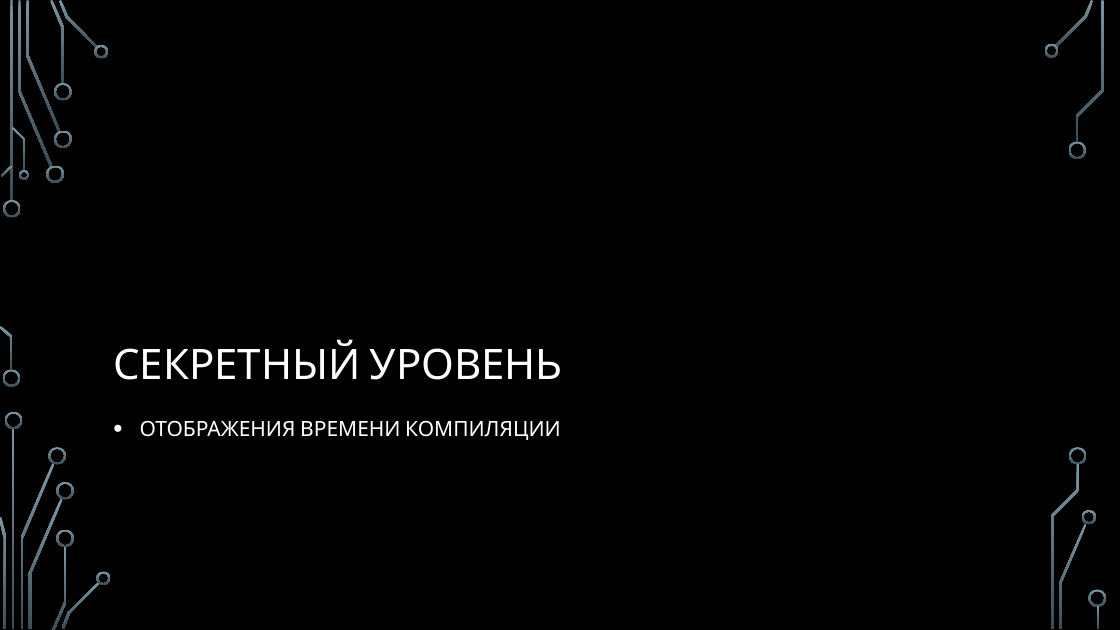
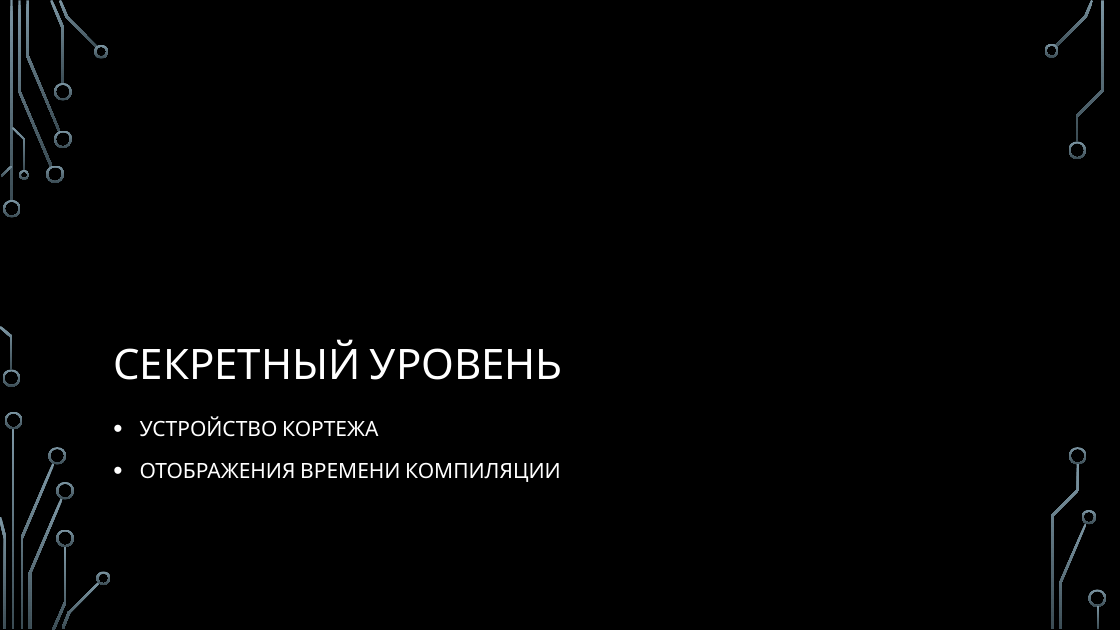
Before and after one commit to MIPT-ILab/cpp-lects-rus, a slide deck: slide 63 of slides/lec2-6-variadics.pptx. Drawn at 1120x630 pixels with LibreOffice and Linux fonts; fonts in the diff are those of the drawing; background and template pictures are left out. Boxes give left, top, right and bottom in pixels: in the first picture for what was removed or moved away, otherwise in the second. Text is boxed around its words. In the diff, an @@ line names an element or a change of style, - is before the commit and + after.

```diff
--- a/slides/lec2-6-variadics.pptx
+++ b/slides/lec2-6-variadics.pptx
@@ text at [140,416,378,437]: paragraph added @@
+• УСТРОЙСТВО КОРТЕЖА
```
Also in this commit, not shown: 8 other slides changed, 3 slides added, 56 other files.
